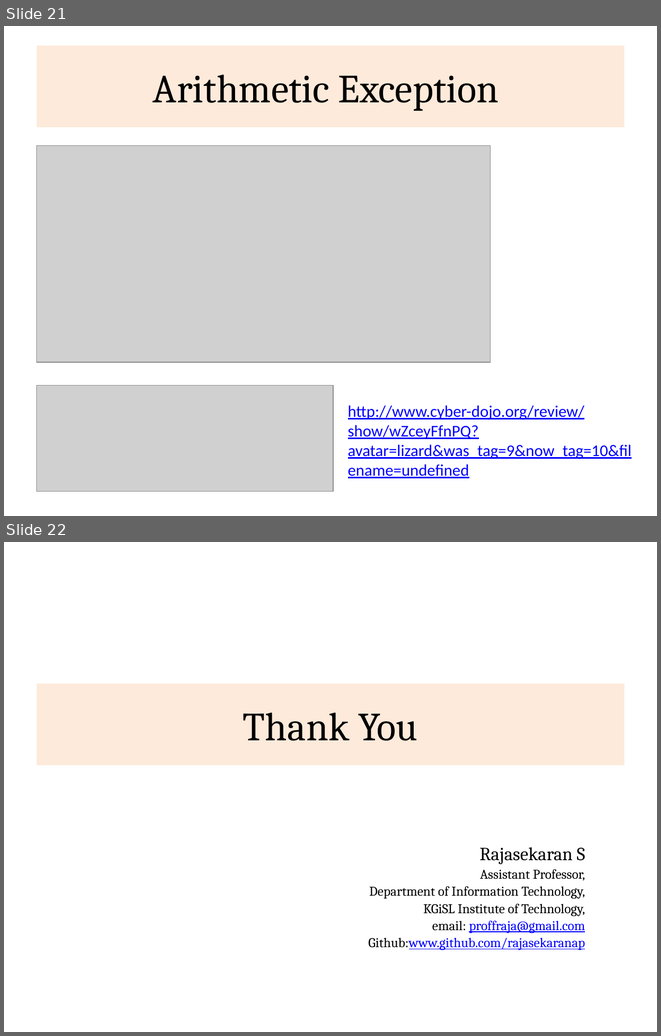
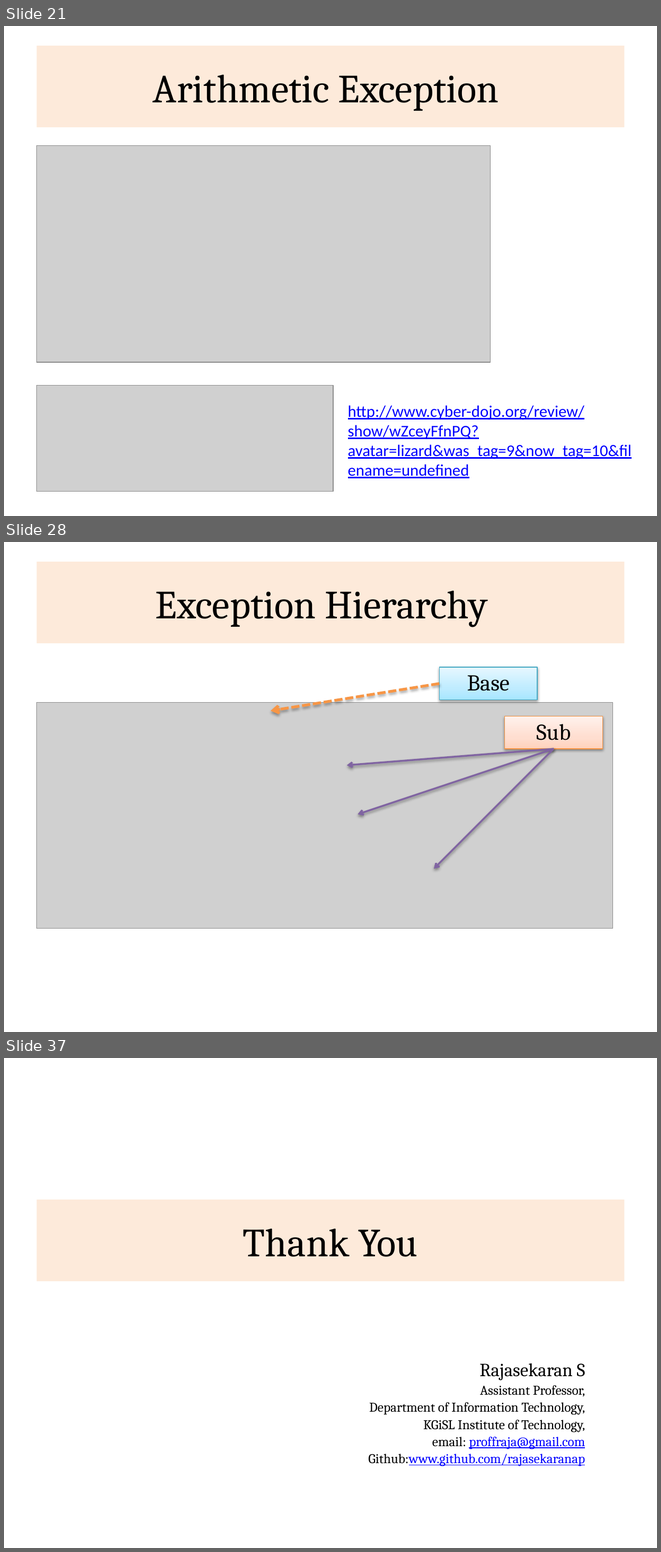
Before and after one commit to rajasekaran36/CS8392-OOPS, a slide deck: Slides/Unit 3/CS8392-U2-Exceptions.pptx. Shown one above the other, each under a label of ours: slides 21 and 22 before the commit, slides 21, 28 and 37 after it; the slides between them are not shown. The pictures are 661x1036 and 661x1552 pixels, drawn with LibreOffice and Linux fonts; fonts in the diff are those of the drawing; grey boxes stand for pictures. Boxes give left, top, right and bottom in pixels: in the first picture for what was removed or moved away, otherwise in the second. Text is boxed around its words. In the diff, an @@ line names an element or a change of style, - is before the commit and + after.

```diff
--- a/Slides/Unit 3/CS8392-U2-Exceptions.pptx
+++ b/Slides/Unit 3/CS8392-U2-Exceptions.pptx
@@ slide 28 added at box(4, 542, 657, 1032), background #FFFFFF @@
@@ title added at box(37, 562, 624, 643), fill #FDEADA, 44 pt, text #000000 @@
+Exception Hierarchy
@@ rectangle added at box(440, 668, 538, 700), fill gradient #A7E6FF to #C1EDFF to #E7F8FF, outline #46AAC5 0.75 pt, 25 pt, text #000000 @@
+Base
@@ arrow added from (440, 684) to (271, 711), #F79646 3 pt dashed @@
@@ picture added at box(37, 703, 612, 928) @@
@@ rectangle added at box(505, 716, 603, 749), fill gradient #FFD2BD to #FFDED0 to #FFF2ED, outline #F69240 0.75 pt, 25 pt, text #000000 @@
+Sub
@@ arrow added from (554, 749) to (347, 765), #8064A2 2 pt @@
@@ arrow added from (554, 749) to (358, 814), #8064A2 2 pt @@
@@ arrow added from (554, 749) to (434, 868), #8064A2 2 pt @@
@@ what was slide 22 is now slide 37 @@
```
Also in this commit, not shown: 14 other slides added.
